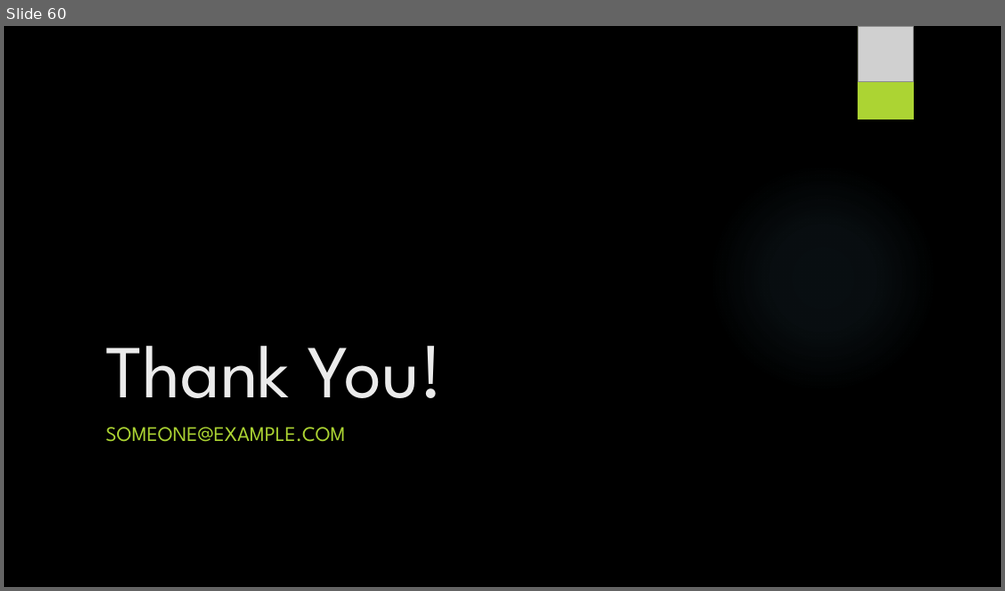
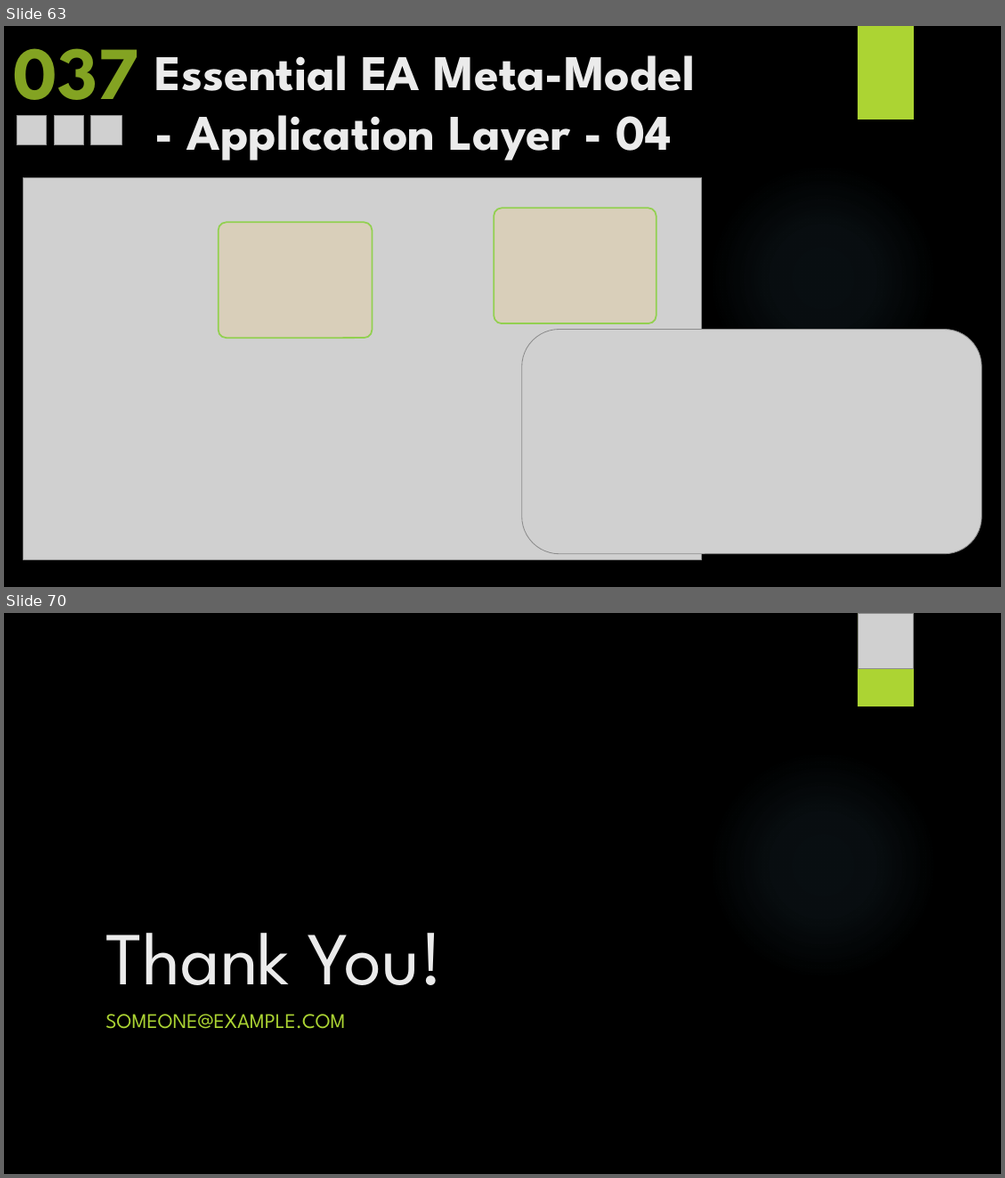
Before and after one commit to yasenstar/EA_MetaModel, a slide deck: Master_EAS_Meta-Model.pptx. Shown one above the other, each under a label of ours: slide 60 before the commit, slides 63 and 70 after it; the slides between them are not shown. The pictures are 1005x591 and 1005x1178 pixels, drawn with LibreOffice and Linux fonts; fonts in the diff are those of the drawing; grey boxes stand for pictures; background and template pictures are left out. Boxes give left, top, right and bottom in pixels: in the first picture for what was removed or moved away, otherwise in the second. Text is boxed around its words. In the diff, an @@ line names an element or a change of style, - is before the commit and + after.

```diff
--- a/Master_EAS_Meta-Model.pptx
+++ b/Master_EAS_Meta-Model.pptx
@@ slide 63 added at <box>4,26,1001,587</box>, background picture (left out); not listed: 1 template element that a slide beside it also shows @@
@@ text added at <box>13,48,138,121</box>, 72 pt, text #83A322, bold @@
+037
@@ rectangle added at <box>858,26,914,119</box>, fill #ACD433 @@
@@ title added at <box>155,55,695,160</box>, 48 pt, text #EBEBEB, bold @@
+Essential EA Meta-Model
+- Application Layer - 04
@@ picture added at <box>16,116,47,145</box> @@
@@ picture added at <box>54,116,84,145</box> @@
@@ picture added at <box>91,116,122,145</box> @@
@@ picture added at <box>24,178,702,560</box> @@
@@ rounded rectangle added at <box>494,208,656,323</box>, fill #FFCC66 at 20% opacity, outline #92D050 1.5 pt @@
@@ rounded rectangle added at <box>218,222,372,338</box>, fill #FFCC66 at 20% opacity, outline #92D050 1.5 pt @@
@@ picture added at <box>522,329,982,553</box> @@
@@ what was slide 60 is now slide 70 @@
```
Also in this commit, not shown: 10 other slides added, 28 other files.
